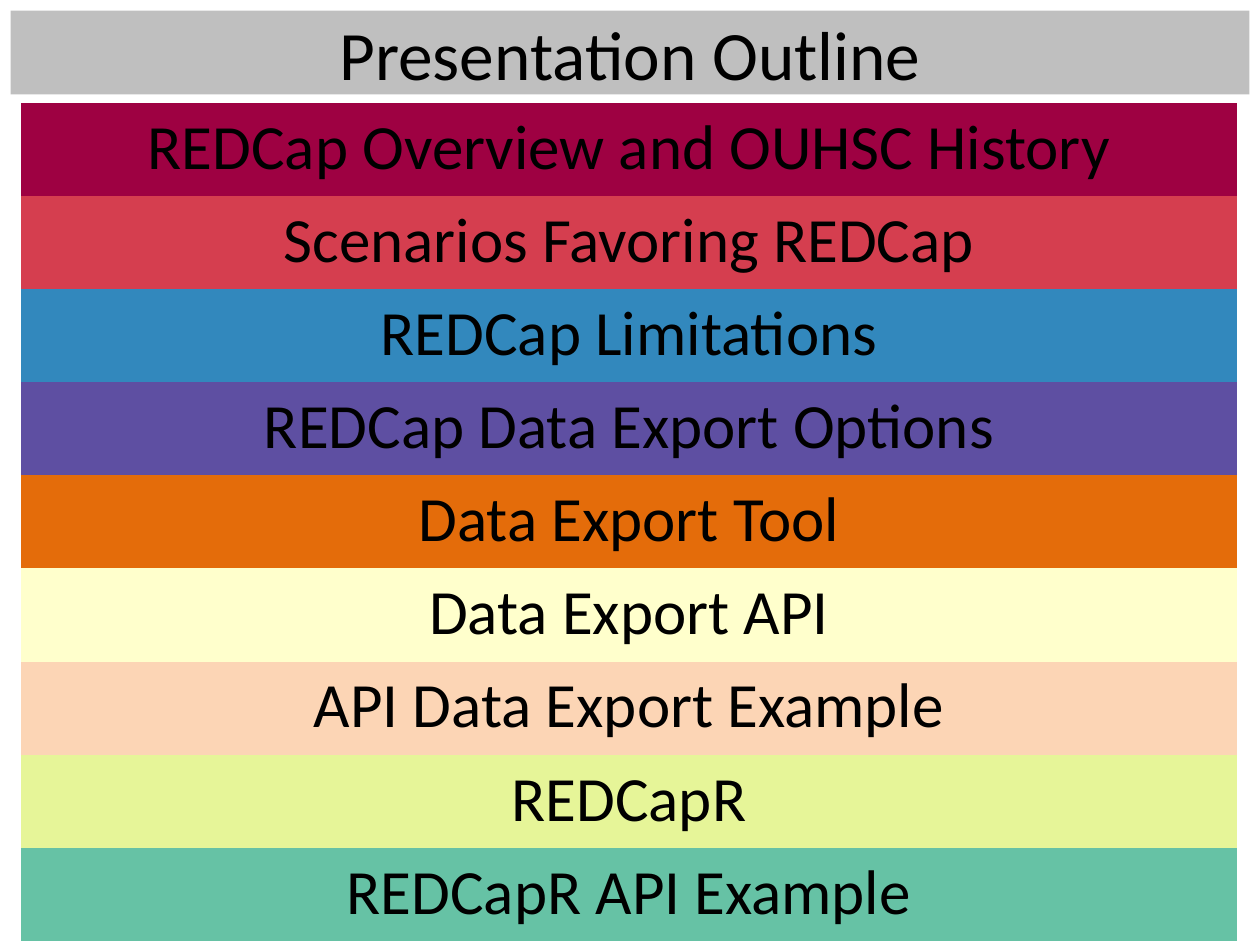
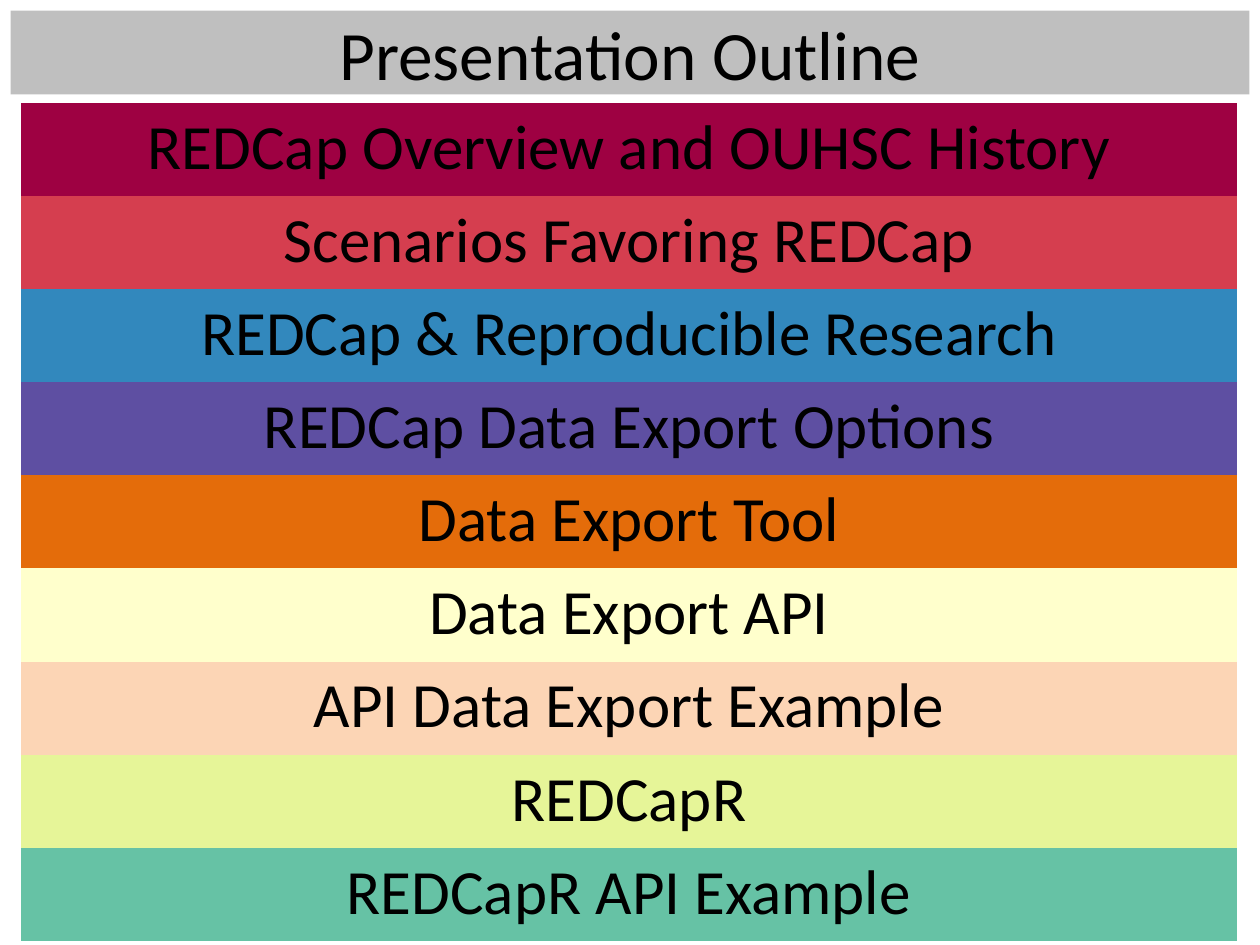
Before and after one commit to OuhscBbmc/RedcapExamplesAndPatterns, a slide deck: slide 2 of Publications/Presentation2014-04-07-MIECHV Paper Discussion/REDCapR.pptx. Drawn at 1260x945 pixels with LibreOffice and Linux fonts; fonts in the diff are those of the drawing. Boxes give left, top, right and bottom in pixels: in the first picture for what was removed or moved away, otherwise in the second. Text is boxed around its words. In the diff, an @@ line names an element or a change of style, - is before the commit and + after.

```diff
--- a/Publications/Presentation2014-04-07-MIECHV Paper Discussion/REDCapR.pptx
+++ b/Publications/Presentation2014-04-07-MIECHV Paper Discussion/REDCapR.pptx
@@ table at (21, 102, 1237, 941) @@
-row 3, column 1: REDCap Limitations
+row 3, column 1: REDCap & Reproducible Research
```
Also in this commit, not shown: 1 other slide changed, 2 slides added.
